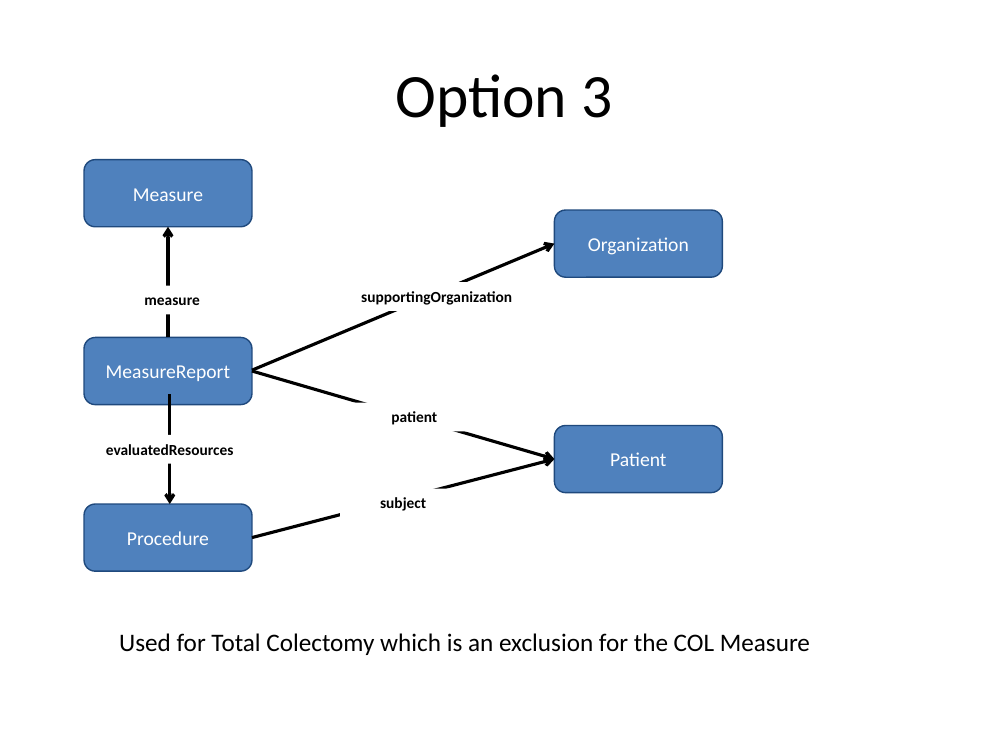
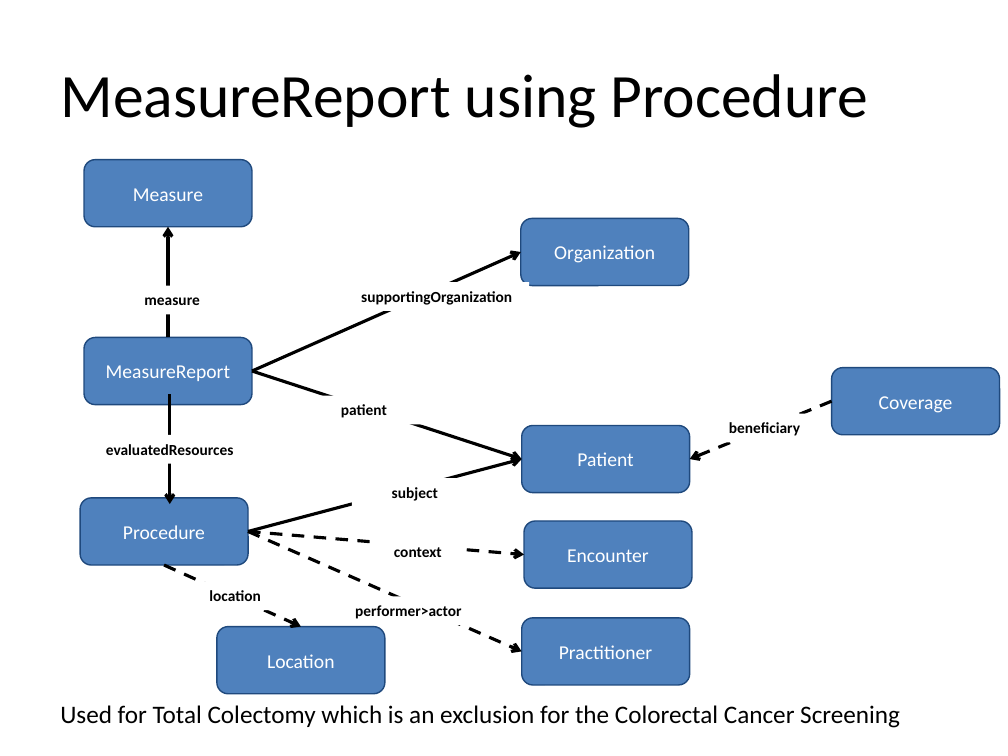
Before and after one commit to HL7/davinci-deqm, a slide deck: slide 9 of source/pages/assets/images/source/DEQM Resource Diagram - COL.pptx (slide 4 before the commit). Drawn at 1008x756 pixels with LibreOffice and Linux fonts; fonts in the diff are those of the drawing. Boxes give left, top, right and bottom in pixels: in the first picture for what was removed or moved away, otherwise in the second. Text is boxed around its words. In the diff, an @@ line names an element or a change of style, - is before the commit and + after.

```diff
--- a/source/pages/assets/images/source/DEQM Resource Diagram - COL.pptx
+++ b/source/pages/assets/images/source/DEQM Resource Diagram - COL.pptx
@@ title at box(60, 74, 867, 128): text changed @@
-Option 3
+MeasureReport using Procedure
@@ rounded rectangle "Organization": place and size @@
-rounded rectangle "Organization" at box(554, 210, 723, 277)
+rounded rectangle "Organization" at box(521, 219, 689, 286)
@@ arrow moved from (252, 370) - (554, 244) to (252, 371) - (521, 252) @@
@@ arrow moved from (252, 371) - (554, 459) to (252, 371) - (522, 459) @@
@@ rounded rectangle added at box(832, 368, 1000, 435), fill #4F81BD, outline #1F497D 1 pt, 14 pt, text #FFFFFF @@
+Coverage
@@ text "patient": place and size @@
-text "patient" at box(391, 411, 437, 425)
+text "patient" at box(341, 404, 387, 418)
@@ arrow added from (832, 401) to (689, 459), #000000 2.25 pt dashed @@
@@ rounded rectangle "Patient": place and size @@
-rounded rectangle "Patient" at box(554, 425, 723, 493)
+rounded rectangle "Patient" at box(522, 425, 690, 493)
@@ text added at box(729, 422, 800, 436), 11 pt, text #000000, bold @@
+beneficiary
@@ arrow moved from (252, 537) - (554, 459) to (248, 531) - (522, 459) @@
@@ text "subject": place and size @@
-text "subject" at box(380, 497, 426, 511)
+text "subject" at box(392, 487, 438, 501)
@@ rounded rectangle "Procedure": place and size @@
-rounded rectangle "Procedure" at box(84, 504, 252, 572)
+rounded rectangle "Procedure" at box(80, 498, 248, 565)
@@ arrow added from (248, 531) to (524, 554), #000000 2.25 pt dashed @@
@@ arrow added from (248, 531) to (522, 651), #000000 2.25 pt dashed @@
@@ rounded rectangle added at box(524, 521, 692, 589), fill #4F81BD, outline #1F497D 1 pt, 14 pt, text #FFFFFF @@
+Encounter
@@ arrow added from (164, 565) to (300, 627), #000000 2.25 pt dashed @@
@@ text added at box(394, 547, 442, 557), 11 pt, text #000000, bold @@
+context
@@ text added at box(209, 590, 261, 601), 11 pt, text #000000, bold @@
+location
@@ rounded rectangle added at box(217, 627, 385, 695), fill #4F81BD, outline #1F497D 1 pt, 14 pt, text #FFFFFF @@
+Location
@@ text added at box(355, 605, 461, 619), 11 pt, text #000000, bold @@
+performer>actor
@@ rounded rectangle added at box(522, 618, 690, 685), fill #4F81BD, outline #1F497D 1 pt, 14 pt, text #FFFFFF @@
+Practitioner
@@ text at box(60, 705, 900, 728): text changed @@
-Used for Total Colectomy which is an exclusion for the COL Measure
+Used for Total Colectomy which is an exclusion for the Colorectal Cancer Screening
```
Also in this commit, not shown: 4 other slides changed, 6 slides added, 21 other files.
